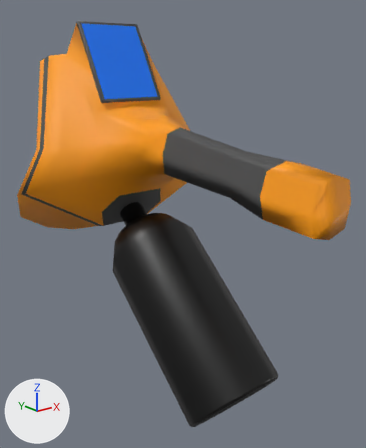
The FBX model Assets/_Models/GemSucker.fbx: old version first, new version second.
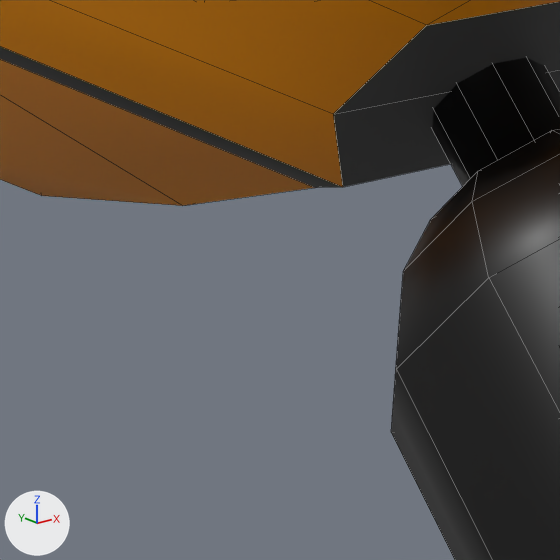
Old and new are each drawn whole from a 50 mm lens placed at (-0.215, -0.302, 0.058), pointed at (0.018, -0.01, -0.059) and again close up on the part from 11% to 39% of the width and 43% to 66% of the height. Lighting does not change. The marker at lower left points along +X, +Y and +Z. The close-ups show mesh edges as thin lines. Where no turn or scale is listed for an object, it has been applied to the vertices.
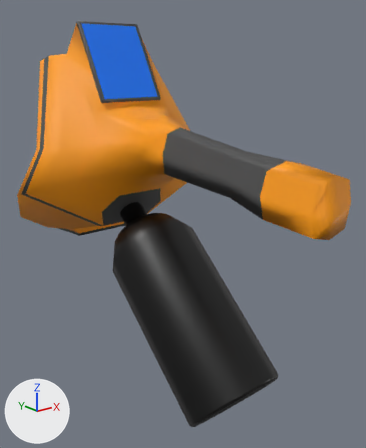
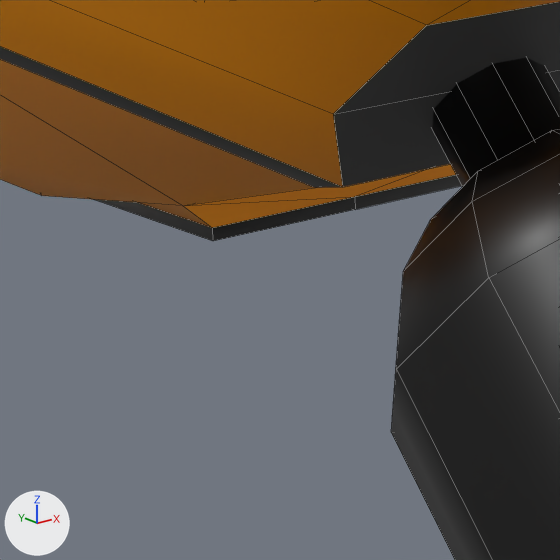
Where the newer file only moved an object's origin or applied its transform, the numbers keep the older frame.

What differs and where, as boxes [x1, y1, x2, y2] in the close-ups (560 x 560 px):
part 1 of me_mesh, built on: after [93, 164, 462, 241]

What changed in the scene script:
```text
Change me_mesh:
    used by ob_pcylinder2; location = (0.0, -0.0324, -0.0584)
    remove me_mesh.from_pydata(...)  # 227 vertices, 238 faces; spans x -0.086..0.086, y -0.128..0.208, z -0.131..0.147
    add me_mesh.from_pydata(...)  # 245 vertices, 259 faces; spans x -0.086..0.086, y -0.128..0.208, z -0.131..0.147
    me_mesh part 1
    1 face is deleted
    18 vertices are added at x -0.026..0.026, y 0.109..0.182, z -0.031..-0.022
    2 new faces join them, mat_phong6 (blue #0077ff)
    12 new faces join them, mat_phong5 (dark grey #4c4c4c)
    8 new faces join them, mat_spacegun_body (orange #ff9d00)
```
